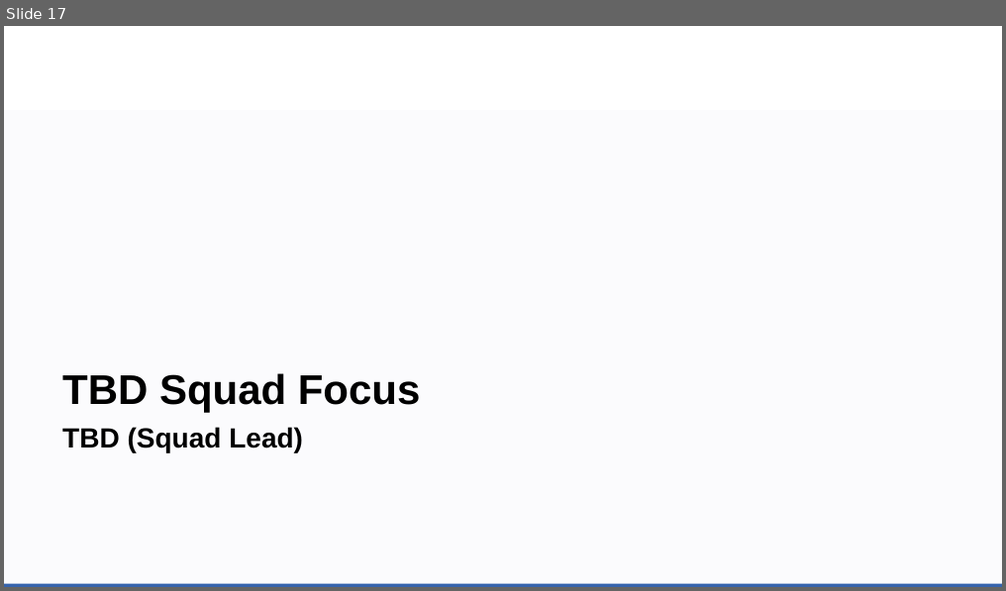
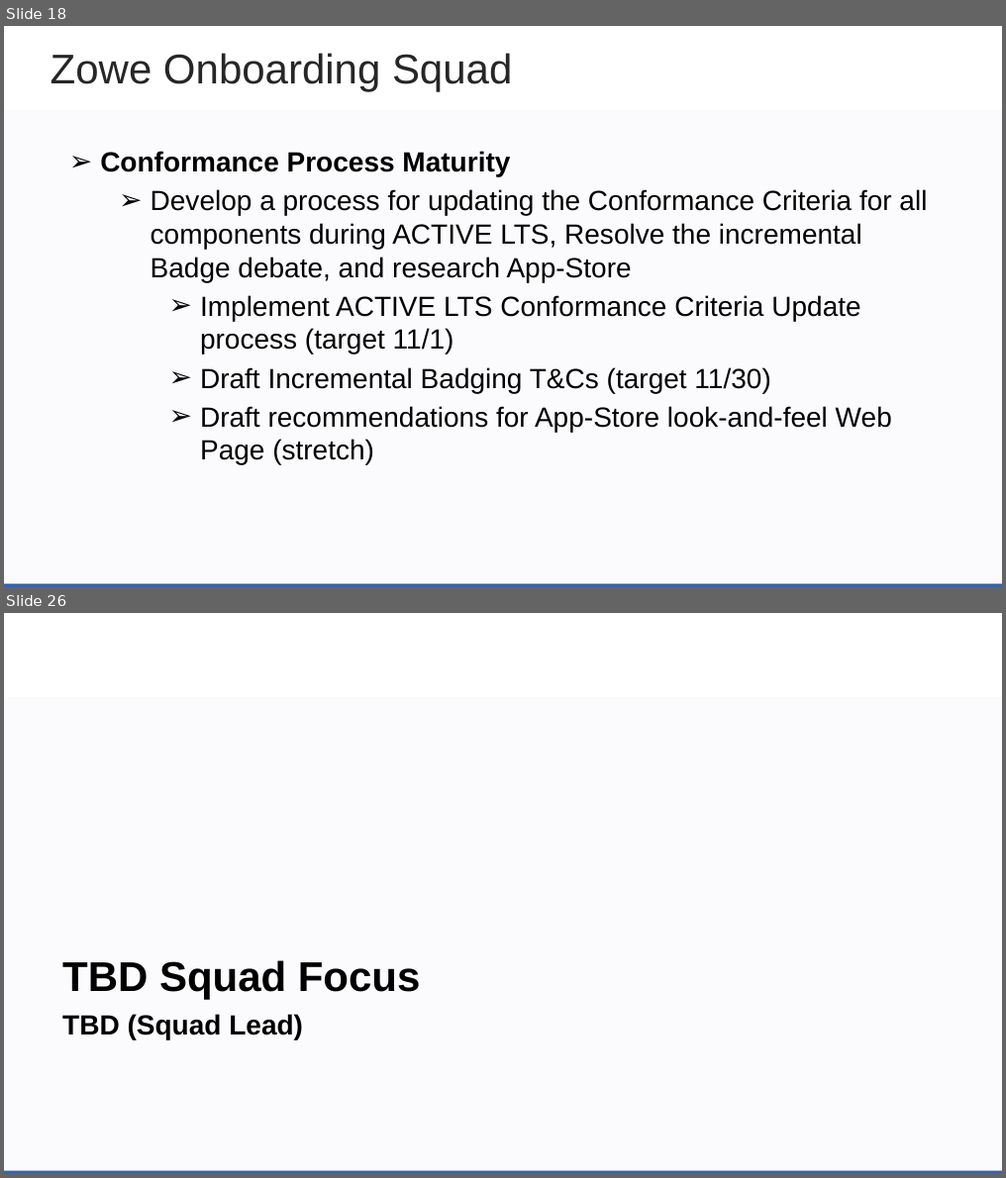
Before and after one commit to zowe/community, a slide deck: Project Management/PI Planning/20PI4 Planning/Zowe Community Squad Focus for 20PI4.pptx. Shown one above the other, each under a label of ours: slide 17 before the commit, slides 18 and 26 after it; the slides between them are not shown. The pictures are 1006x591 and 1006x1178 pixels, drawn with LibreOffice and Linux fonts; fonts in the diff are those of the drawing; background and template pictures are left out. Boxes give left, top, right and bottom in pixels: in the first picture for what was removed or moved away, otherwise in the second. Text is boxed around its words. In the diff, an @@ line names an element or a change of style, - is before the commit and + after.

Commit message:
address merge conflicts and make all text Arial 20 (when possible

```diff
--- a/Project Management/PI Planning/20PI4 Planning/Zowe Community Squad Focus for 20PI4.pptx
+++ b/Project Management/PI Planning/20PI4 Planning/Zowe Community Squad Focus for 20PI4.pptx
@@ slide 18 added at box(4, 26, 1002, 587), background #FFFFFF; not listed: 2 template elements that a slide beside it also shows @@
@@ text added at box(51, 53, 512, 92), 30 pt, text #262626 @@
+Zowe Onboarding Squad
@@ text added at box(100, 151, 927, 466), 20 pt, text #000000 @@
+➢ Conformance Process Maturity
+  ➢ Develop a process for updating the Conformance Criteria for all components during ACTIVE LTS, Resolve the incremental Badge debate, and research App-Store
+    ➢ Implement ACTIVE LTS Conformance Criteria Update process (target 11/1)
+    ➢ Draft Incremental Badging T&Cs (target 11/30)
+    ➢ Draft recommendations for App-Store look-and-feel Web Page (stretch)
@@ what was slide 17 is now slide 26 @@
```
Also in this commit, not shown: 14 slides changed, 8 other slides added.
